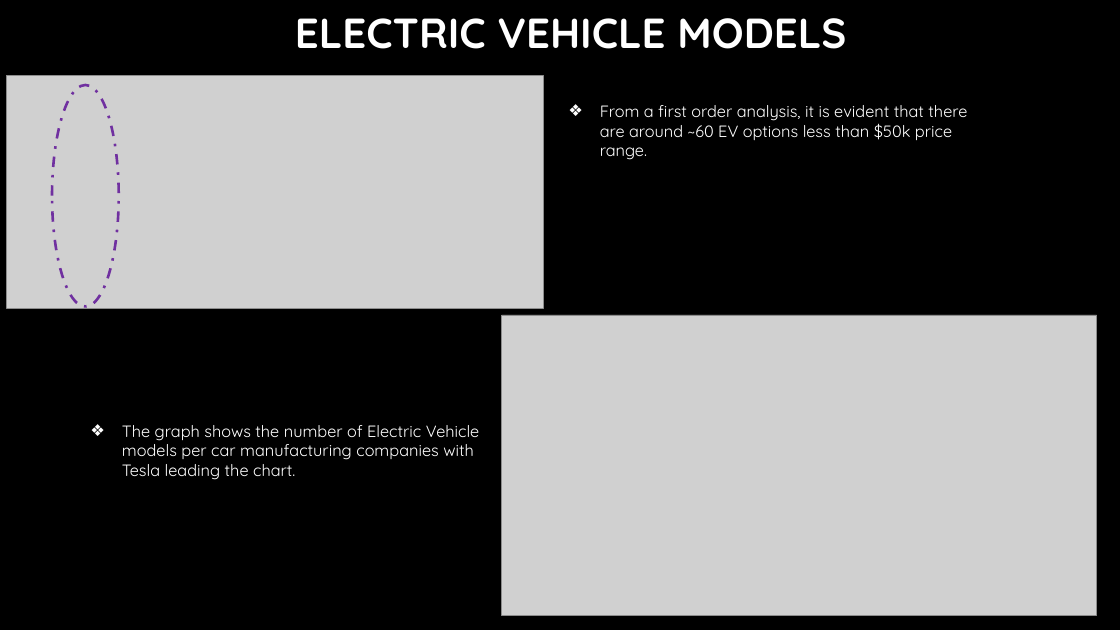
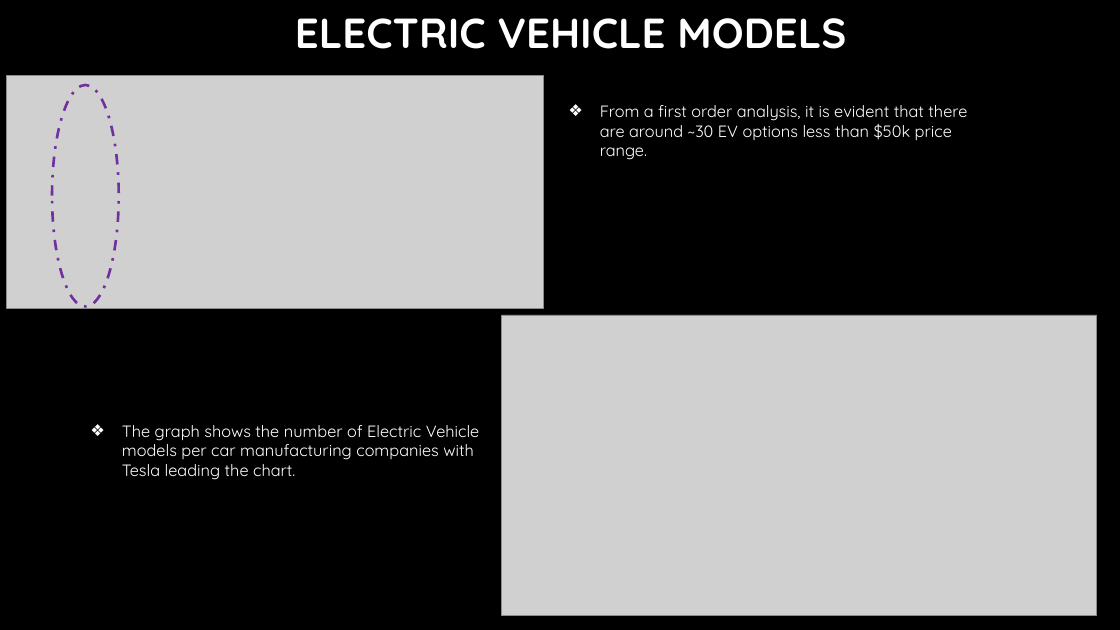
Before and after one commit to Jadium19/EVperformanceAnalysis, a slide deck: slide 6 of EV Slide Deck [Autosaved].pptx (slide 4 before the commit). Drawn at 1120x630 pixels with LibreOffice and Linux fonts; fonts in the diff are those of the drawing; grey boxes stand for pictures; background and template pictures are left out. Boxes give left, top, right and bottom in pixels: in the first picture for what was removed or moved away, otherwise in the second. Text is boxed around its words. In the diff, an @@ line names an element or a change of style, - is before the commit and + after.

```diff
--- a/EV Slide Deck [Autosaved].pptx
+++ b/EV Slide Deck [Autosaved].pptx
@@ text at (600, 105, 967, 160): text changed @@
-❖ From a first order analysis, it is evident that there are around ~60 EV options less than $50k price range.
+❖ From a first order analysis, it is evident that there are around ~30 EV options less than $50k price range.
```
Also in this commit, not shown: 7 other slides changed, 6 slides added, 3 slides removed.
